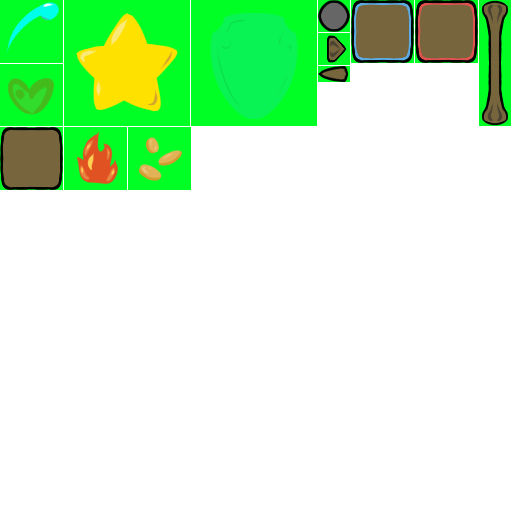
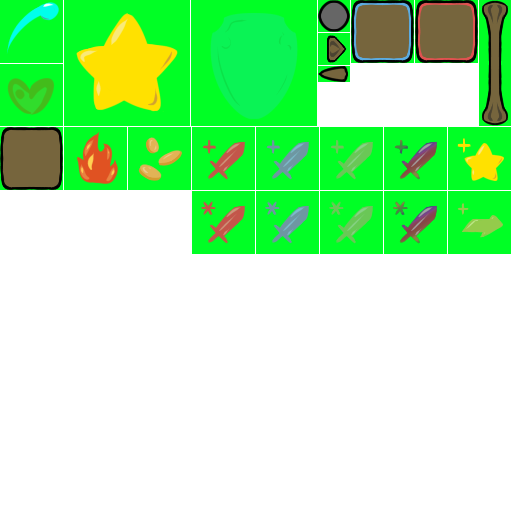
Layered file, before and after one edit (512 x 512). Changes by layer:
added group "Copier de Calque de groupe 18" (1st of 7) with 2 layers above "Copier de Calque de groupe 18" over [192, 127, 319, 192]
added layer "Calque de dessin 19" (1st of 8, in "Copier de Calque de groupe 18") in group "Copier de Calque de groupe 18" over [192, 127, 319, 192]
added group "Copier de Calque de groupe 18" (4th of 7) with 3 layers above "Copier de Calque de groupe 18" over [346, 127, 474, 224]
added layer "Calque de dessin 13 Fusionnés" (1st of 2, in "Copier de Calque de groupe 18") (color dodge, 35%) in group "Copier de Calque de groupe 18" over [346, 127, 474, 224]
added group "Copier de Calque de groupe 18" (6th of 7) with 2 layers above "Calque de groupe 18" over [192, 128, 319, 254]
added layer "Calque de dessin 17 Fusionnés" (1st of 3, in "Copier de Calque de groupe 18") in group "Copier de Calque de groupe 18" over [192, 128, 319, 254]
added group "Calque de groupe 18" with 2 layers above "Copier de Calque de groupe 18" over [256, 128, 383, 254]
added layer "Calque de dessin 17 Fusionnés" (2nd of 3, in "Calque de groupe 18") in group "Calque de groupe 18" over [256, 128, 383, 254]
added group "Copier de Calque de groupe 18" (7th of 7) with 3 layers above "Copier de starHit" over [320, 128, 474, 254]
added layer "Calque de dessin 13 Fusionnés" (2nd of 2, in "Copier de Calque de groupe 18") (color dodge, 35%) in group "Copier de Calque de groupe 18" over [346, 160, 474, 254]
added layer "Calque de dessin 17 Fusionnés" (3rd of 3, in "Copier de Calque de groupe 18") in group "Copier de Calque de groupe 18" over [320, 128, 447, 254]
added layer "Copier de starHit" above "Calque de dessin 20" over [192, 127, 511, 192]
added layer "Calque de dessin 20" above "greenScreen" over [384, 128, 511, 254]
painted on "Calque de dessin 2" over [192, 127, 447, 254]
…and 25 more changes (24 added, 1 painted)
